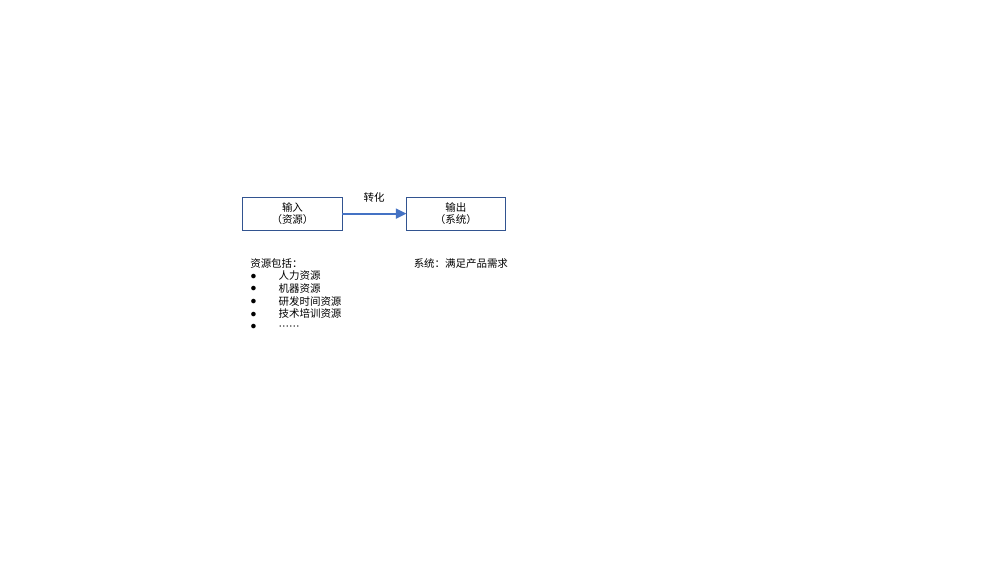
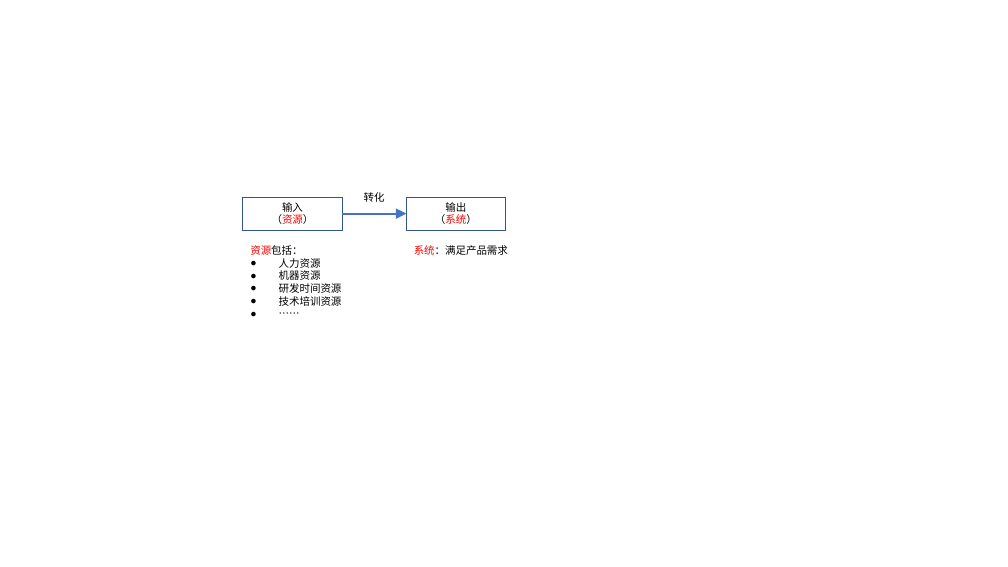
Before and after one commit to sheljoy/vividfree.github.io, a slide deck: slide 1 of images/2017-09-16-some-viewpoint-about-system-design-figure1.pptx. Drawn at 1008x567 pixels with LibreOffice and Linux fonts; fonts in the diff are those of the drawing. Boxes give left, top, right and bottom in pixels: in the first picture for what was removed or moved away, otherwise in the second. Text is boxed around its words. In the diff, an @@ line names an element or a change of style, - is before the commit and + after.

```diff
--- a/images/2017-09-16-some-viewpoint-about-system-design-figure1.pptx
+++ b/images/2017-09-16-some-viewpoint-about-system-design-figure1.pptx
@@ text in rectangle at [272, 214, 314, 224]: text colour #000000 to #FF0000 in "（资源）" @@
@@ text in rectangle at [435, 214, 477, 224]: text colour #000000 to #FF0000 in "（系统）" @@
@@ text "资源包括：": place and size @@
-text "资源包括：" at [250, 258, 342, 318]
+text "资源包括：" at [250, 245, 342, 306]
@@ text at [250, 245, 302, 255]: text colour #000000 to #FF0000 in "资源包括：" @@
@@ text "系统：满足产品需求": place and size @@
-text "系统：满足产品需求" at [414, 258, 508, 268]
+text "系统：满足产品需求" at [414, 245, 508, 255]
@@ text "系统：满足产品需求" at [414, 245, 508, 255]: text colour #000000 to #FF0000 in "系统：满足产品需求" @@
```
Also in this commit, not shown: 1 other file.
